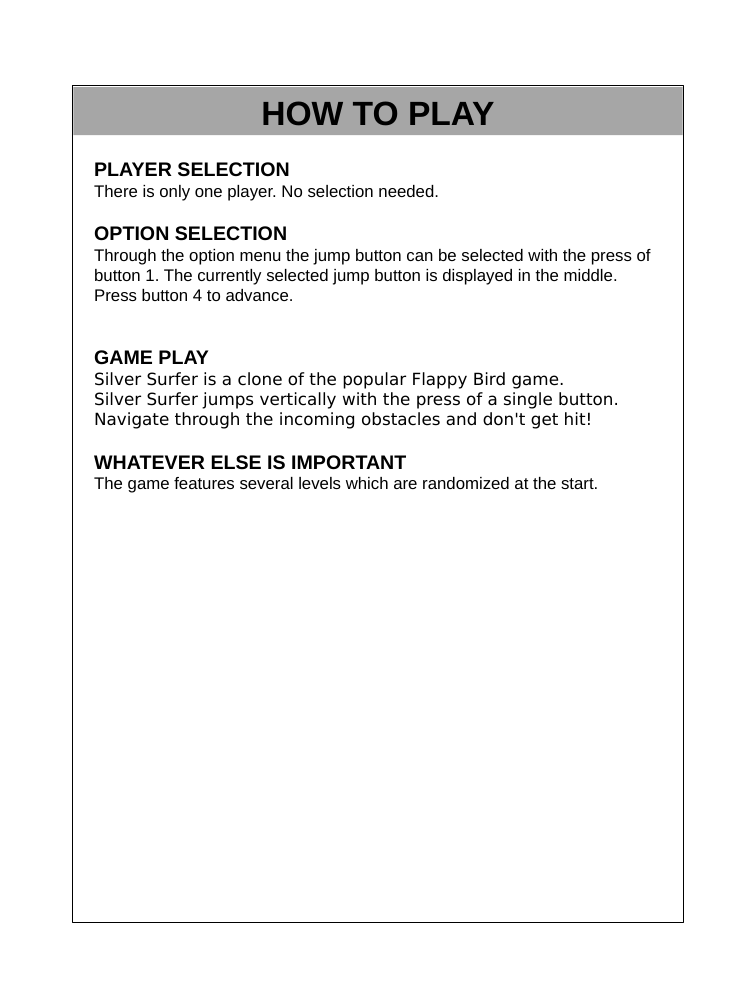
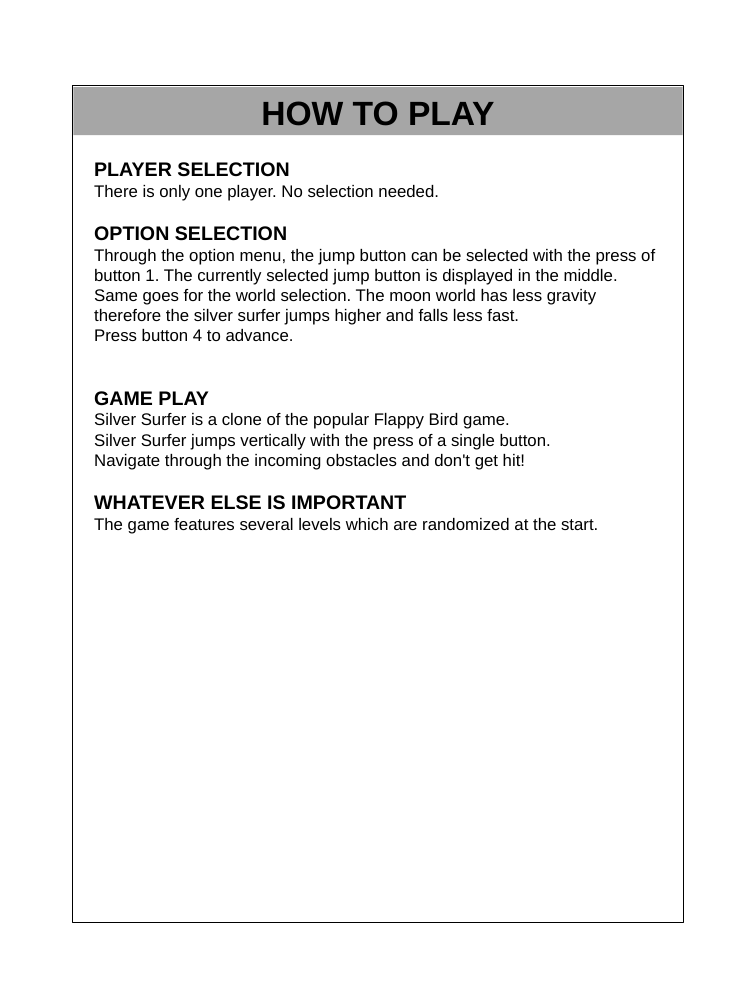
Before and after one commit to marcretzlaff/Vectrex_Game, a slide deck: slide 3 of manual/Manual Silver Surfer.pptx. Drawn at 756x1008 pixels with LibreOffice and Linux fonts; fonts in the diff are those of the drawing. Boxes give left, top, right and bottom in pixels: in the first picture for what was removed or moved away, otherwise in the second. Text is boxed around its words. In the diff, an @@ line names an element or a change of style, - is before the commit and + after.

Commit message:
Added moon world
finally fixed restart bug
added moon to overlay and manual

```diff
--- a/manual/Manual Silver Surfer.pptx
+++ b/manual/Manual Silver Surfer.pptx
@@ text at [94, 249, 655, 341]: text changed @@
-Through the option menu the jump button can be selected with the press of button 1. The currently selected jump button is displayed in the middle.
-Press button 4 to advance.
+Through the option menu, the jump button can be selected with the press of button 1. The currently selected jump button is displayed in the middle. Same goes for the world selection. The moon world has less gravity therefore the silver surfer jumps higher and falls less fast.
+Press button 4 to advance.
@@ text at [94, 413, 551, 470]: font DejaVu Sans to Arial in "Silver Surfer is a clone of the ...", "Navigate through the incoming obstacles and don't ..." @@
```
Also in this commit, not shown: 1 other slide changed, 9 other files.
